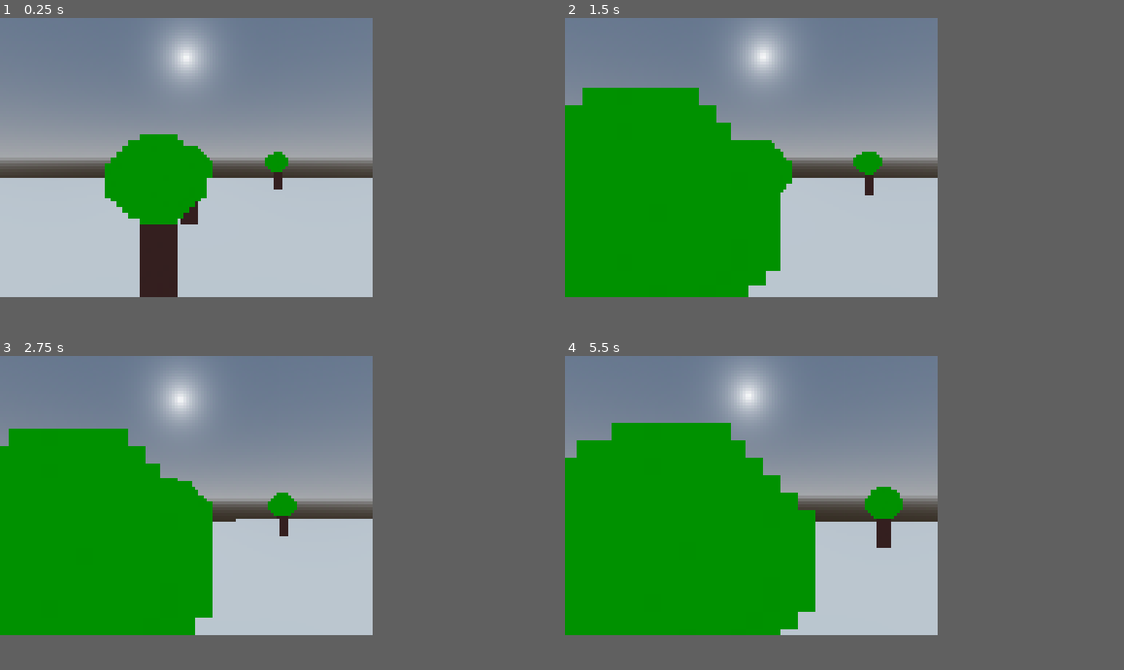
Above: before the commit, frames 1-4 (two rows, left to right).
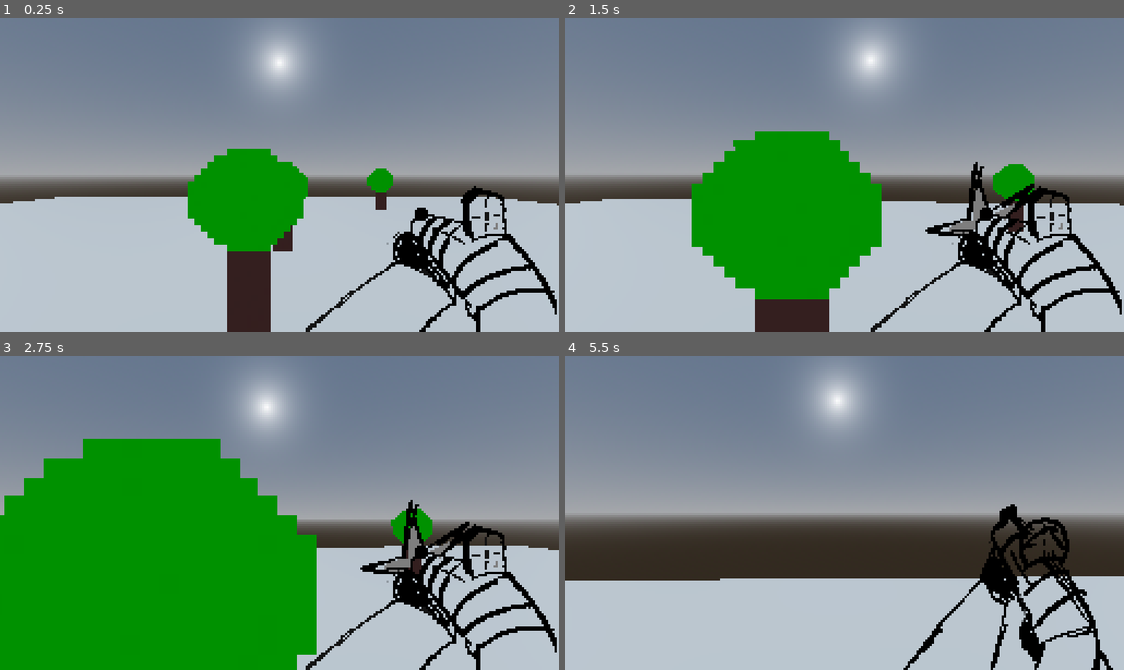
Above: after the commit, the same moments.

Repository: Razboinicul/Unnamed-Shooter-Game
Game: Godot game, scene res://Main.tscn
Two runs of this game, one before a commit and one after it. Both use one fixed random seed, a clock stepped at 60 frames per second and the inputs below.
Inputs (mouse positions are in pixels of both pictures, inside the frame that each line leads up to):
- Up to frame 1 (0.25 s): no input
- Up to frame 2 (1.5 s): tap Enter at 0.5 s; move the mouse to (771, 156) at 0.52 s; press the mouse at (771, 156) at 0.53 s; hold W (moveUp) from 0.53 s (still down); tap Space (Jump) at 0.77 s; move the mouse to (732, 159) at 1.27 s; release the mouse at (732, 159) at 1.28 s; click (732, 159) at 1.35 s
- Up to frame 3 (2.75 s): keep holding W (moveUp); tap Space (Jump) at 1.52 s; move the mouse to (195, 491) at 2.02 s; press the mouse at (195, 491) at 2.03 s
- Up to frame 4 (5.5 s): keep holding W (moveUp); move the mouse to (743, 500) at 2.77 s; release the mouse at (743, 500) at 2.78 s; click (743, 500) at 2.85 s; tap Space (Jump) at 3.02, 3.77, 4.52 s; move the mouse to (777, 500) at 3.52 s; press the mouse at (777, 500) at 3.53 s; move the mouse to (721, 491) at 4.27 s; release the mouse at (721, 491) at 4.28 s; click (721, 491) at 4.35 s; move the mouse to (755, 494) at 5.02 s; press the mouse at (755, 494) at 5.03 s
The window is 512x384 before the commit and 768x432 after it. Grey fills any space a smaller window leaves; there, only what the larger window draws over its background counts as a difference.

The runs differ from the first frame. In frame 1, 42% of the frame differs, in the area x 0-100%, y 0-100%; in frame 2, 56%; in frame 3, 53%; in frame 4, 62%.

Commit message:
2D Shotgun

Diff:
--- /dev/null
+++ b/Game/Global.gd
@@ -0,0 +1,4 @@
+extends Node
+
+var shooting = false
+var can_shoot = true
--- /dev/null
+++ b/Game/Gun/Gun2D.gd
@@ -0,0 +1,16 @@
+extends Node2D
+
+func _process(delta):
+	if $AnimatedSprite2D.is_playing():
+		Global.can_shoot = false
+	else:
+		Global.can_shoot = true
+	if Global.shooting:
+		$AnimatedSprite2D.play("shoot")
+		Global.can_shoot = false
+
+#func _input(event):
+#	if event.is_action_pressed("shoot") and not Global.shooting and Global.can_shoot:
+#		Global.shooting = true
+#	else:
+#		Global.shooting = false
--- /dev/null
+++ b/Game/Gun/Gun2D.tscn
@@ -0,0 +1,100 @@
+[gd_scene load_steps=22 format=3 uid="uid://ccirhlcpf8wbh"]
+
+[ext_resource type="Texture2D" uid="uid://33vp82ou8pip" path="res://Gun/frames/frame0000.png" id="1_lkr0b"]
+[ext_resource type="Script" path="res://Gun/Gun2D.gd" id="1_o5jed"]
+[ext_resource type="Texture2D" uid="uid://cit8ty3qriq36" path="res://Gun/frames/frame0006.png" id="7_dlykb"]
+[ext_resource type="Texture2D" uid="uid://c12be5m3w0v2e" path="res://Gun/frames/frame0007.png" id="8_comtd"]
+[ext_resource type="Texture2D" uid="uid://lph8tx3al0uc" path="res://Gun/frames/frame0008.png" id="9_jot4l"]
+[ext_resource type="Texture2D" uid="uid://c3glndo8ved6x" path="res://Gun/frames/frame0009.png" id="10_tag18"]
+[ext_resource type="Texture2D" uid="uid://6fvvj0x7icis" path="res://Gun/frames/frame0010.png" id="11_rcx8g"]
+[ext_resource type="Texture2D" uid="uid://bq2ubpxdcmmo3" path="res://Gun/frames/frame0011.png" id="12_4xr5q"]
+[ext_resource type="Texture2D" uid="uid://bq6v4jf22lqgg" path="res://Gun/frames/frame0012.png" id="13_6b3rp"]
+[ext_resource type="Texture2D" uid="uid://f4ja81cdye1v" path="res://Gun/frames/frame0013.png" id="14_xm0oq"]
+[ext_resource type="Texture2D" uid="uid://c36r43ai4pyyo" path="res://Gun/frames/frame0014.png" id="15_kde5j"]
+[ext_resource type="Texture2D" uid="uid://dnt7anqtdf7dc" path="res://Gun/frames/frame0015.png" id="16_pcdrr"]
+[ext_resource type="Texture2D" uid="uid://cw4qpvuhryiyj" path="res://Gun/frames/frame0016.png" id="17_awdfx"]
+[ext_resource type="Texture2D" uid="uid://barwioo2ku372" path="res://Gun/frames/frame0017.png" id="18_1m8pp"]
+[ext_resource type="Texture2D" uid="uid://cno38pl1l65gp" path="res://Gun/frames/frame0018.png" id="19_oggi1"]
+[ext_resource type="Texture2D" uid="uid://klxbq5k08i4v" path="res://Gun/frames/frame0019.png" id="20_gqb5d"]
+[ext_resource type="Texture2D" uid="uid://ww2j0nxjfe1m" path="res://Gun/frames/frame0020.png" id="21_8e6l1"]
+[ext_resource type="Texture2D" uid="uid://k44iqfurp3l6" path="res://Gun/frames/frame0021.png" id="22_6maef"]
+[ext_resource type="Texture2D" uid="uid://desm7opuvjskj" path="res://Gun/frames/frame0022.png" id="23_wy7b3"]
+[ext_resource type="Texture2D" uid="uid://vjof1c74v1y8" path="res://Gun/frames/frame0024.png" id="25_q3vxb"]
+
+[sub_resource type="SpriteFrames" id="SpriteFrames_7liel"]
+animations = [{
+"frames": [{
+"duration": 1.0,
+"texture": ExtResource("1_lkr0b")
+}],
+"loop": false,
+"name": &"default",
+"speed": 24.0
+}, {
+"frames": [{
+"duration": 1.0,
+"texture": ExtResource("7_dlykb")
+}, {
+"duration": 1.0,
+"texture": ExtResource("8_comtd")
+}, {
+"duration": 1.0,
+"texture": ExtResource("9_jot4l")
+}, {
+"duration": 1.0,
+"texture": ExtResource("10_tag18")
+}, {
+"duration": 1.0,
+"texture": ExtResource("11_rcx8g")
+}, {
+"duration": 1.0,
+"texture": ExtResource("12_4xr5q")
+}, {
+"duration": 1.0,
+"texture": ExtResource("13_6b3rp")
+}, {
+"duration": 1.0,
+"texture": ExtResource("14_xm0oq")
+}, {
+"duration": 1.0,
+"texture": ExtResource("15_kde5j")
+}, {
+"duration": 1.0,
+"texture": ExtResource("16_pcdrr")
+}, {
+"duration": 1.0,
+"texture": ExtResource("17_awdfx")
+}, {
+"duration": 1.0,
+"texture": ExtResource("18_1m8pp")
+}, {
+"duration": 1.0,
+"texture": ExtResource("19_oggi1")
+}, {
+"duration": 1.0,
+"texture": ExtResource("20_gqb5d")
+}, {
+"duration": 1.0,
+"texture": ExtResource("21_8e6l1")
+}, {
+"duration": 1.0,
+"texture": ExtResource("22_6maef")
+}, {
+"duration": 1.0,
+"texture": ExtResource("23_wy7b3")
+}, {
+"duration": 1.0,
+"texture": ExtResource("25_q3vxb")
+}],
+"loop": false,
+"name": &"shoot",
+"speed": 30.0
+}]
+
+[node name="Gun2D" type="Node2D"]
+script = ExtResource("1_o5jed")
+
+[node name="AnimatedSprite2D" type="AnimatedSprite2D" parent="."]
+position = Vector2(155, 45)
+sprite_frames = SubResource("SpriteFrames_7liel")
+animation = &"shoot"
--- a/Game/Main.tscn
+++ b/Game/Main.tscn
@@ -1,7 +1,8 @@
-[gd_scene load_steps=9 format=3 uid="uid://b3lq5bacwxd5o"]
+[gd_scene load_steps=10 format=3 uid="uid://b3lq5bacwxd5o"]
 
 [ext_resource type="PackedScene" uid="uid://cjt64d00w7nmf" path="res://Player/Player.tscn" id="1_vvuxk"]
 [ext_resource type="PackedScene" uid="uid://q6y4iiipptfw" path="res://Decorations/Tree.tscn" id="2_5y4k6"]
+[ext_resource type="PackedScene" uid="uid://ccirhlcpf8wbh" path="res://Gun/Gun2D.tscn" id="3_j5xuc"]
 
 [sub_resource type="ProceduralSkyMaterial" id="ProceduralSkyMaterial_8xjoo"]
 
@@ -94,3 +95,5 @@
 
 [node name="Tree17" parent="Trees" instance=ExtResource("2_5y4k6")]
 transform = Transform3D(1, 0, 0, 0, 1, 0, 0, 0, 1, 11.5042, 3.95835, 4.91204)
+
+[node name="Gun2D" parent="." instance=ExtResource("3_j5xuc")]
--- a/Game/Player/Player.gd
+++ b/Game/Player/Player.gd
@@ -34,6 +34,10 @@
 	move_and_slide()
 
 func _input(event):
+	if event.is_action_pressed("shoot") and not Global.shooting and Global.can_shoot:
+		Global.shooting = true
+	else:
+		Global.shooting = false
 	if event.is_action_pressed("ui_cancel"):
 		if captured:
 			Input.mouse_mode = Input.MOUSE_MODE_VISIBLE
--- a/Game/project.godot
+++ b/Game/project.godot
@@ -15,10 +15,14 @@
 config/features=PackedStringArray("4.1", "Forward Plus")
 config/icon="res://icon.svg"
 
+[autoload]
+
+Global="*res://Global.gd"
+
 [display]
 
-window/size/viewport_width=128
-window/size/viewport_height=96
+window/size/viewport_width=256
+window/size/viewport_height=144
 window/size/mode=4
 window/size/resizable=false
 window/stretch/mode="viewport"
@@ -30,7 +34,7 @@
 
 [editor]
 
-movie_writer/movie_file="E:/vids/Low Quality Test.avi"
+movie_writer/movie_file="E:/vids/2D Shotgun.avi"
 
 [input]
 
@@ -59,3 +63,8 @@
 "events": [Object(InputEventKey,"resource_local_to_scene":false,"resource_name":"","device":-1,"window_id":0,"alt_pressed":false,"shift_pressed":false,"ctrl_pressed":false,"meta_pressed":false,"pressed":false,"keycode":0,"physical_keycode":83,"key_label":0,"unicode":115,"echo":false,"script":null)
 ]
 }
+shoot={
+"deadzone": 0.5,
+"events": [Object(InputEventMouseButton,"resource_local_to_scene":false,"resource_name":"","device":-1,"window_id":0,"alt_pressed":false,"shift_pressed":false,"ctrl_pressed":false,"meta_pressed":false,"button_mask":0,"position":Vector2(0, 0),"global_position":Vector2(0, 0),"factor":1.0,"button_index":1,"canceled":false,"pressed":false,"double_click":false,"script":null)
+]
+}
Not shown, added: Game/Assets/gun_spritesheet.png.import
Binary file added: Game/Gun/frames/frame0000.png
Not shown, added: Game/Gun/frames/frame0000.png.import
Binary file added: Game/Gun/frames/frame0001.png
Not shown, added: Game/Gun/frames/frame0001.png.import
Binary file added: Game/Gun/frames/frame0002.png
Not shown, added: Game/Gun/frames/frame0002.png.import
Binary file added: Game/Gun/frames/frame0003.png
Not shown, added: Game/Gun/frames/frame0003.png.import
Binary file added: Game/Gun/frames/frame0004.png
Not shown, added: Game/Gun/frames/frame0004.png.import
Binary file added: Game/Gun/frames/frame0005.png
(and 39 more such lines)
